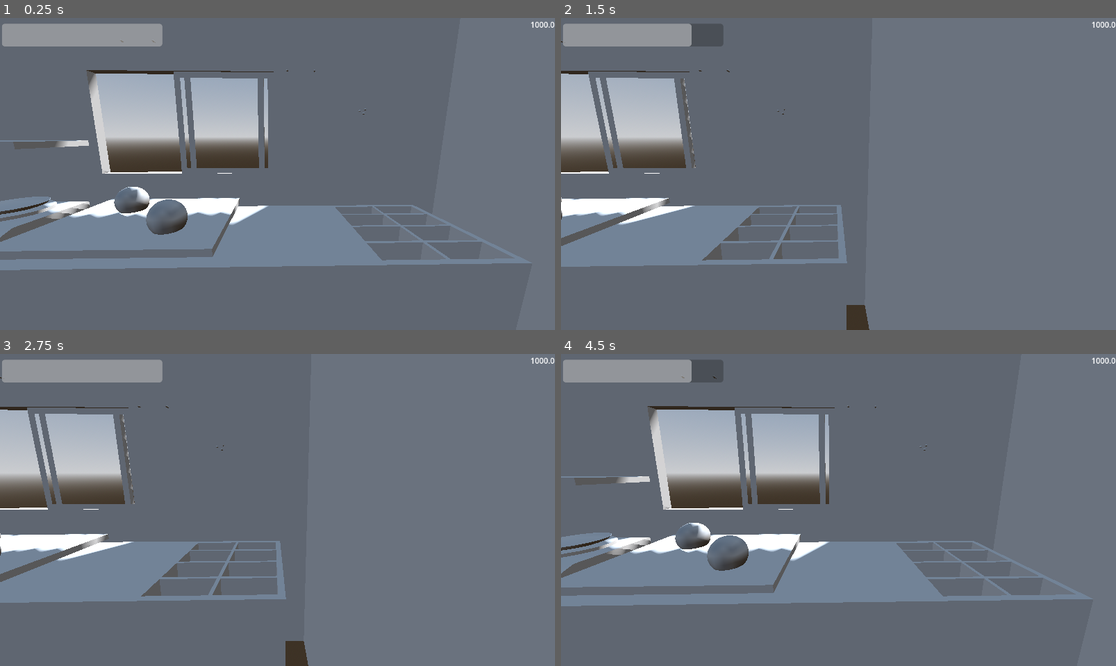
Above: before the commit, frames 1-4 (two rows, left to right).
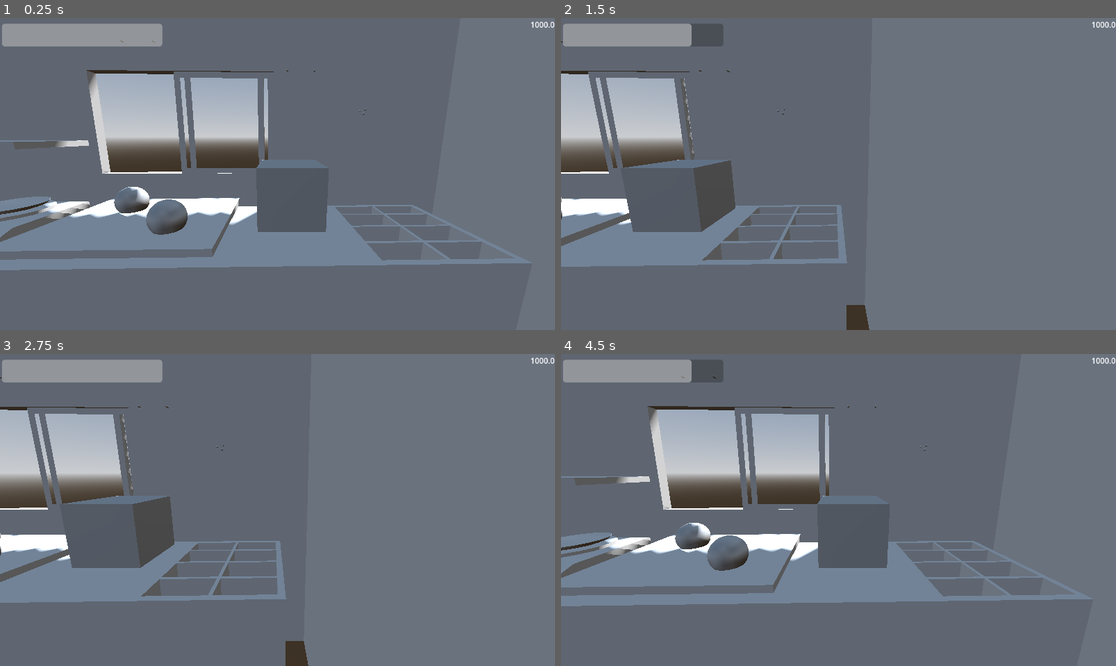
Above: after the commit, the same moments.

Repository: AKtomik/food-truc
Game: Godot game, scene res://scenes/item_test.tscn
The game is run twice, just before and just after one commit, with the same random seed, the same clock (stepped at 60 frames per second) and the same inputs. This scene is started directly instead of the project's main scene.
Inputs (mouse positions are in pixels of both pictures, inside the frame that each line leads up to):
- Up to frame 1 (0.25 s): no input
- Up to frame 2 (1.5 s): tap Enter at 0.5 s; move the mouse to (1104, 24) at 0.52 s; hold Up (ui_up) 0.53-1.28 s; click (1104, 24) at 0.6 s; tap Space (sidestep) at 1.25, 1.35 s; move the mouse to (727, 189) at 1.27 s; hold Down (ui_down) from 1.28 s (still down)
- Up to frame 3 (2.75 s): click (166, 525) at 1.55 s; tap Enter at 2 s; move the mouse to (333, 441) at 2.02 s; release Down (ui_down) at 2.03 s; hold Up (ui_up) from 2.03 s (still down); click (333, 441) at 2.1 s
- Up to frame 4 (4.5 s): tap Space (sidestep) at 2.75, 3.6, 4.25 s; move the mouse to (810, 572) at 2.77 s; click (810, 572) at 2.85 s; tap Enter at 3.5 s; move the mouse to (1005, 556) at 3.52 s; release Up (ui_up) at 3.53 s; hold Down (ui_down) from 3.53 s (still down); click (1005, 556) at 3.8 s; move the mouse to (672, 463) at 4.27 s; click (672, 463) at 4.35 s

The runs differ from the first frame. In frame 1, 1.1% of the frame differs, in the area x 46-59%, y 45-69%; in frame 2, 2.6%, in the area x 11-32%, y 45-69%; in frame 3, 2.6%; in frame 4, 1.1%.

Commit message:
tool base and a microwave store

Diff:
--- a/scenes/item_test.tscn
+++ b/scenes/item_test.tscn
@@ -7,6 +7,7 @@
 [ext_resource type="PackedScene" uid="uid://dnxt0plfh2qya" path="res://scenes/item.tscn" id="4_4kqj1"]
 [ext_resource type="PackedScene" uid="uid://bpxue3c5l7d66" path="res://scenes/item_slot.tscn" id="5_3jfeh"]
 [ext_resource type="Script" uid="uid://dmhrpceusgps8" path="res://scripts/hand.gd" id="5_mwajv"]
+[ext_resource type="Script" uid="uid://cclqvndmig4ow" path="res://scripts/microwave.gd" id="7_f3voe"]
 
 [sub_resource type="ProceduralSkyMaterial" id="ProceduralSkyMaterial_0wfyh"]
 sky_horizon_color = Color(0.66224277, 0.6717428, 0.6867428, 1)
@@ -21,6 +22,10 @@
 tonemap_mode = 2
 
 [sub_resource type="WorldBoundaryShape3D" id="WorldBoundaryShape3D_3jfeh"]
+
+[sub_resource type="BoxShape3D" id="BoxShape3D_3jfeh"]
+
+[sub_resource type="BoxMesh" id="BoxMesh_f3voe"]
 
 [node name="Main" type="Node3D" unique_id=1955109357]
 script = ExtResource("1_3hlib")
@@ -86,7 +91,19 @@
 [node name="CollisionShape3D" type="CollisionShape3D" parent="Environement/CatPlane" unique_id=1336157817]
 shape = SubResource("WorldBoundaryShape3D_3jfeh")
 debug_color = Color(0.05406484, 0.64988893, 1.92523e-07, 0.74509805)
-debug_fill = false
+
+[node name="Microwave" type="Area3D" parent="Environement" unique_id=537856439]
+transform = Transform3D(1, 0, 0, 0, 1, 0, 0, 0, 1, 1.2055233, 1.1805078, -1.6393985)
+collision_layer = 8
+script = ExtResource("7_f3voe")
+
+[node name="CollisionShape3D" type="CollisionShape3D" parent="Environement/Microwave" unique_id=749573649]
+transform = Transform3D(0.4, 0, 0, 0, 0.4, 0, 0, 0, 0.4, 0, 0, 0)
+shape = SubResource("BoxShape3D_3jfeh")
+
+[node name="MeshInstance3D" type="MeshInstance3D" parent="Environement/Microwave" unique_id=1739968465]
+transform = Transform3D(0.4, 0, 0, 0, 0.4, 0, 0, 0, 0.4, 0, 0, 0)
+mesh = SubResource("BoxMesh_f3voe")
 
 [node name="Hand" type="Node3D" parent="." unique_id=520725327 node_paths=PackedStringArray("camera")]
 script = ExtResource("5_mwajv")
--- a/scripts/hand.gd
+++ b/scripts/hand.gd
@@ -23,7 +23,14 @@
 func _physics_process(_delta: float) -> void:
 	if Input.is_action_just_pressed("take"):
 		if (full()):
-			print("must throw")
+			print("take throw")
+
+			var tool = ray_tool()
+			if (tool && tool.can_put(in_hand)):
+				print("tool throw")
+				put_tool(tool)
+				return
+
 			var slot = ray_slot()
 			if (!slot):
 				print("no throw")
@@ -31,8 +38,19 @@
 			if (slot.full()):
 				print("full slot:", slot)
 				return
+
+			print("take slot:", slot)
 			put_slot(slot)
+
 		else:
+			print("try take")
+
+			var tool = ray_tool()
+			if (tool && tool.can_take(in_hand)):
+				print("tool take")
+				take_tool(tool)
+				return
+
 			var slot = ray_slot()
 			if (!slot):
 				print("no take")
@@ -40,6 +58,7 @@
 			if (!slot.full()):
 				print("empty slot:", slot)
 				return
+
 			print("take slot:", slot)
 			take_slot(slot)
 
@@ -53,8 +72,7 @@
 	query.collide_with_areas = true
 
 	var result = space_state.intersect_ray(query)
-	if (result.is_empty()):
-		return Vector3()
+	if (result.is_empty()): return Vector3()
 	return result.get("position")
 
 func ray_slot() -> ItemSlot:
@@ -67,21 +85,42 @@
 	query.collide_with_areas = true
 
 	var result = space_state.intersect_ray(query)
-	if (result.is_empty()):
-		return null
+	if (result.is_empty()): return null
 	return result.get("collider") as ItemSlot
+
+func ray_tool() -> ItemTool:
+	var space_state = get_world_3d().direct_space_state
+	var mouse_position = get_viewport().get_mouse_position()
+
+	var from_vector = camera.project_ray_origin(mouse_position)
+	var to_vector = from_vector + camera.project_ray_normal(mouse_position) * RAY_LENGTH
+	var query = PhysicsRayQueryParameters3D.create(from_vector, to_vector, tools_physics)
+	query.collide_with_areas = true
+
+	var result = space_state.intersect_ray(query)
+	if (result.is_empty()): return null
+	return result.get("collider") as ItemTool
 
 func full() -> bool:
 	return in_hand != null
 
-func take_slot(slot: ItemSlot) -> bool:
+func take_slot(slot: ItemSlot):
 	var item = slot.take_item()
 	item.reparent(self)
 	item.global_position = self.global_position
 	in_hand = item
-	return true
 
-func put_slot(slot: ItemSlot) -> bool:
+func put_slot(slot: ItemSlot):
 	slot.put_item(in_hand)
 	in_hand = null
-	return true
+
+func take_tool(tool: ItemTool):
+	var item = tool.take()
+	item.reparent(self)
+	item.global_position = self.global_position
+	in_hand = item
+
+func put_tool(tool: ItemTool):
+	var throw = tool.put(in_hand)
+	if (throw):
+		in_hand = null
--- a/scripts/item_slot.gd
+++ b/scripts/item_slot.gd
@@ -6,7 +6,7 @@
 func full() -> bool:
 	return child_item != null
 
-func put_item(item: Item):
+func put_item(item: Item) -> bool:
 	item.reparent(self)
 	item.global_position = self.global_position
 	child_item = item
--- /dev/null
+++ b/scripts/item_tool.gd
@@ -0,0 +1,16 @@
+class_name ItemTool
+extends Area3D
+
+func can_put(_item: Item) -> bool:
+	return true
+
+func can_take(_item: Item) -> bool:
+	return false
+
+func put(item: Item) -> bool:
+	item.reparent(self)
+	item.global_position = self.global_position
+	return true
+
+func take() -> Item:
+	return Item.new()
--- /dev/null
+++ b/scripts/microwave.gd
@@ -0,0 +1,19 @@
+class_name Microwave
+extends ItemTool
+
+var items_inside: Array[Item]
+
+func can_put(_item: Item) -> bool:
+	return true
+
+func can_take(_item: Item) -> bool:
+	return !items_inside.is_empty()
+
+func put(item: Item) -> bool:
+	item.reparent(self)
+	item.global_position = self.global_position
+	items_inside.append(item)
+	return true
+
+func take() -> Item:
+	return items_inside.pop_front()
Not shown, added: scripts/item_tool.gd.uid
Not shown, added: scripts/microwave.gd.uid
